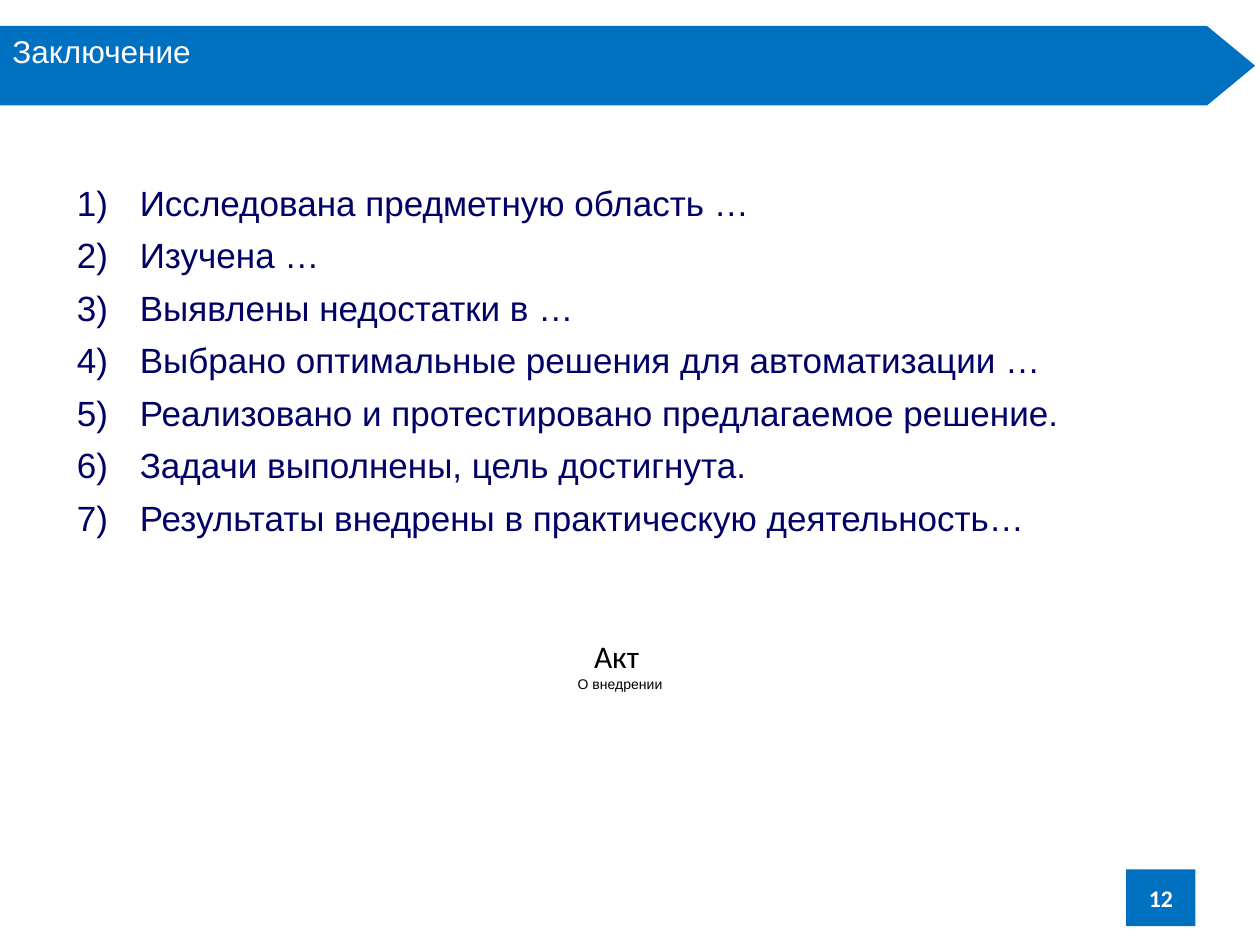
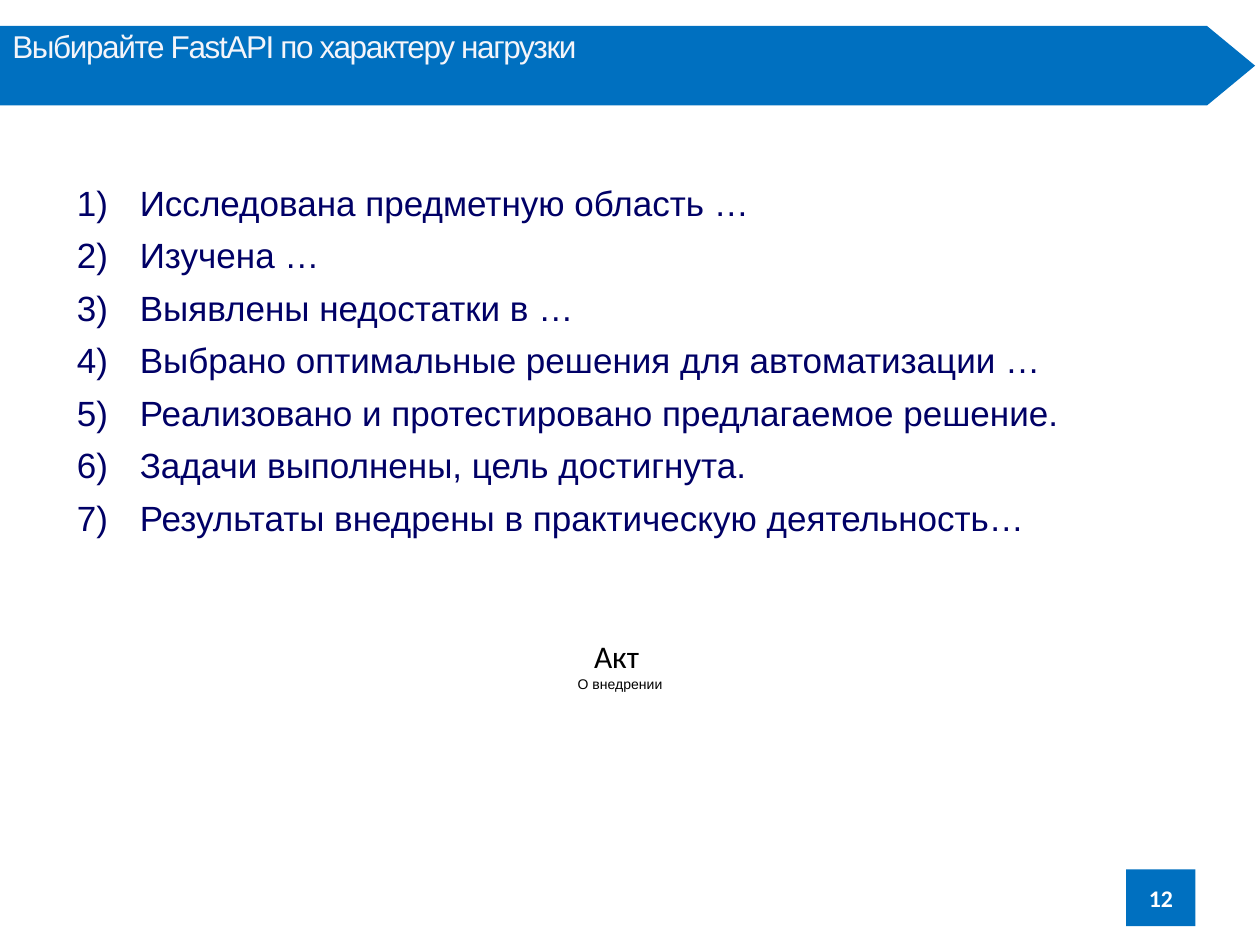
Before and after one commit to Hohrandrey/RTU-MIREA, a slide deck: slide 12 of 7 семестр/Системный анализ и управление организационно-техническими системами в атомной отрасли/доклады/4 доклад/Шаблон_оформления_презентации_ВКР.pptx. Drawn at 1260x945 pixels with LibreOffice and Linux fonts; fonts in the diff are those of the drawing. Boxes give left, top, right and bottom in pixels: in the first picture for what was removed or moved away, otherwise in the second. Text is boxed around its words. In the diff, an @@ line names an element or a change of style, - is before the commit and + after.

```diff
--- a/7 семестр/Системный анализ и управление организационно-техническими системами в атомной отрасли/доклады/4 доклад/Шаблон_оформления_презентации_ВКР.pptx
+++ b/7 семестр/Системный анализ и управление организационно-техническими системами в атомной отрасли/доклады/4 доклад/Шаблон_оформления_презентации_ВКР.pptx
@@ text in rectangle at <box>12,34,576,64</box>: text changed; text colour #FFFFFF to #F4F5FA @@
-Заключение
+Выбирайте FastAPI по характеру нагрузки
```
Also in this commit, not shown: 1 other slide changed, 1 slide added, 1 slide removed, 1 other file.
